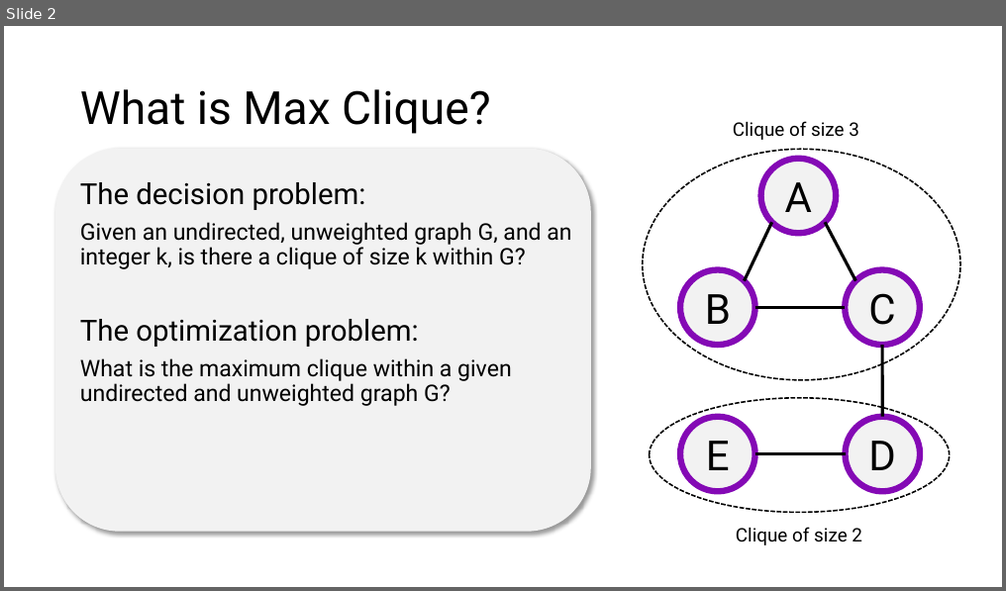
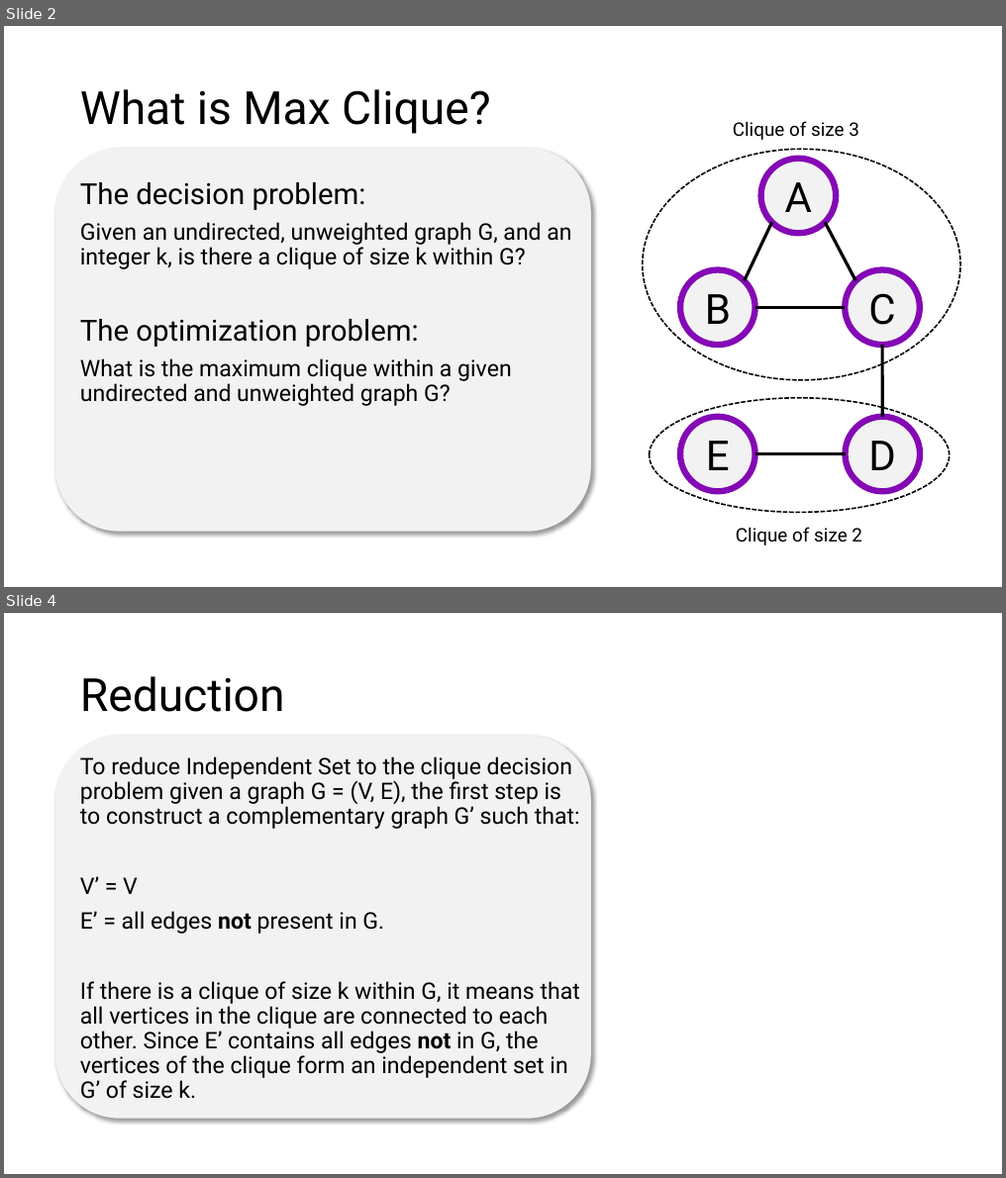
Before and after one commit to schaffsp/CS412FinalProject, a slide deck: problem_presentation.pptx. Shown one above the other, each under a label of ours: slide 2 before the commit, slides 2 and 4 after it; the slides between them are not shown. The pictures are 1006x591 and 1006x1178 pixels, drawn with LibreOffice and Linux fonts; fonts in the diff are those of the drawing. Boxes give left, top, right and bottom in pixels: in the first picture for what was removed or moved away, otherwise in the second. Text is boxed around its words. In the diff, an @@ line names an element or a change of style, - is before the commit and + after.

Commit message:
powerpoint update with reduction

```diff
--- a/problem_presentation.pptx
+++ b/problem_presentation.pptx
@@ slide 4 added at (4, 613, 1002, 1174), background #FFFFFF @@
@@ title added at (80, 676, 285, 712), 44 pt, text #000000 @@
+Reduction
@@ rounded rectangle added at (55, 735, 591, 1118), fill #F2F2F2 @@
@@ text added at (80, 757, 580, 1099), 22 pt, text #000000 @@
+To reduce Independent Set to the clique decision problem given a graph G = (V, E), the first step is to construct a complementary graph G’ such that:
+V’ = V
+E’ = all edges not present in G.
+If there is a clique of size k within G, it means that all vertices in the clique are connected to each other. Since E’ contains all edges not in G, the vertices of the clique form an independent set in G’ of size k.
```
Also in this commit, not shown: 1 slide changed, 2 other slides added.
